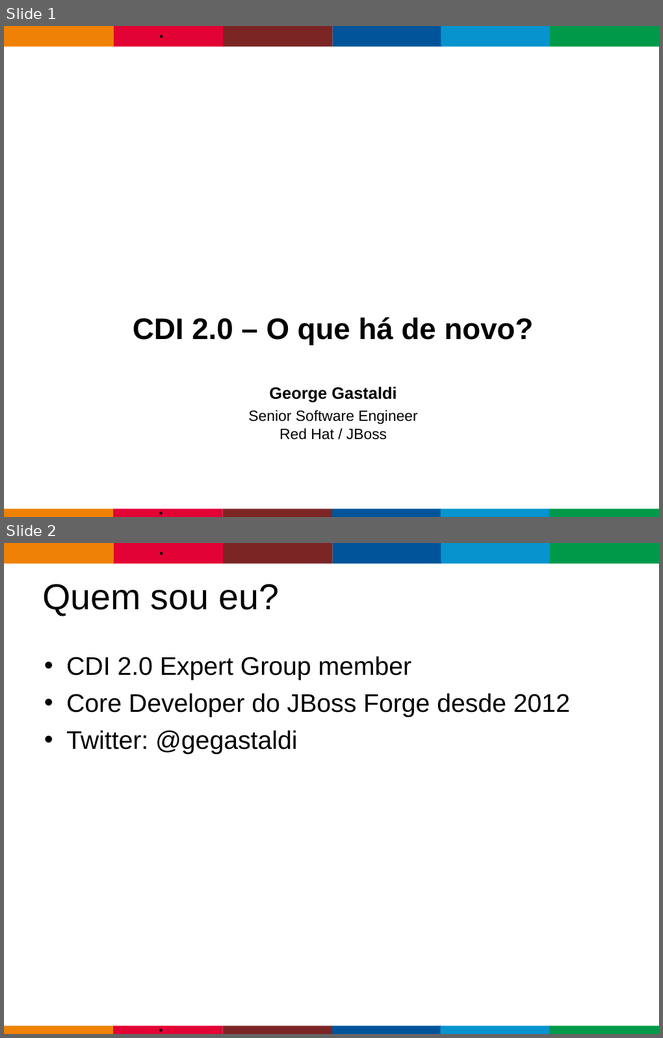
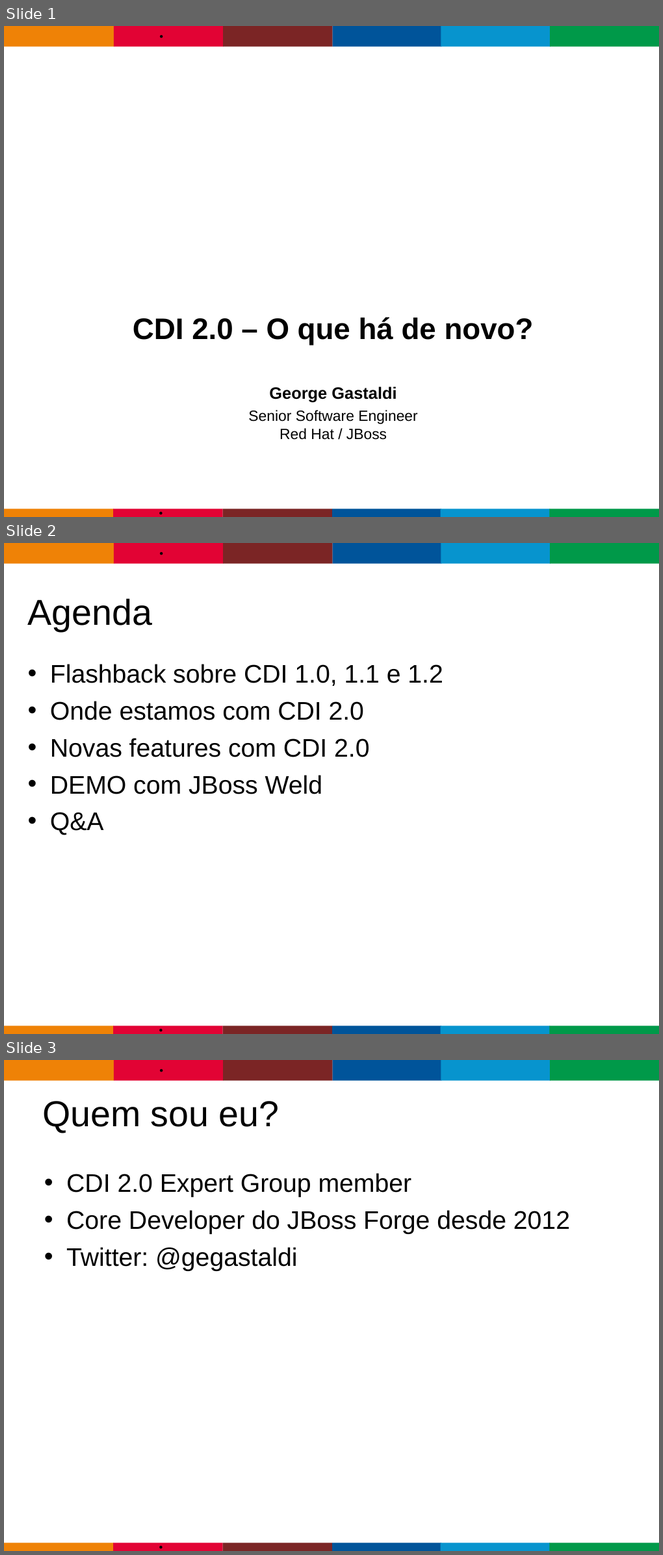
Before and after one commit to gastaldi/talks, a slide deck: CDI/TDC2015/TDC_2015-CDI-2.0.odp. Shown one above the other, each under a label of ours: slides 1 and 2 before the commit, slides 1, 2 and 3 after it. The pictures are 663x1038 and 663x1555 pixels, drawn with LibreOffice and Linux fonts; fonts in the diff are those of the drawing; background and template pictures are left out. Boxes give left, top, right and bottom in pixels: in the first picture for what was removed or moved away, otherwise in the second. Text is boxed around its words. In the diff, an @@ line names an element or a change of style, - is before the commit and + after.

```diff
--- a/CDI/TDC2015/TDC_2015-CDI-2.0.odp
+++ b/CDI/TDC2015/TDC_2015-CDI-2.0.odp
@@ slide 2 added at box(4, 543, 659, 1034), background #FFFFFF; not listed: 13 template elements that a slide beside it also shows @@
@@ title added at box(28, 598, 152, 631), 43.7 pt, text #000000 @@
+Agenda
@@ text added at box(50, 664, 443, 835), 30.9 pt, text #000000 @@
+• Flashback sobre CDI 1.0, 1.1 e 1.2
+• Onde estamos com CDI 2.0
+• Novas features com CDI 2.0
+• DEMO com JBoss Weld
+• Q&A
@@ what was slide 2 is now slide 3 @@
```
Also in this commit, not shown: 2 slides changed, 6 other slides added.
